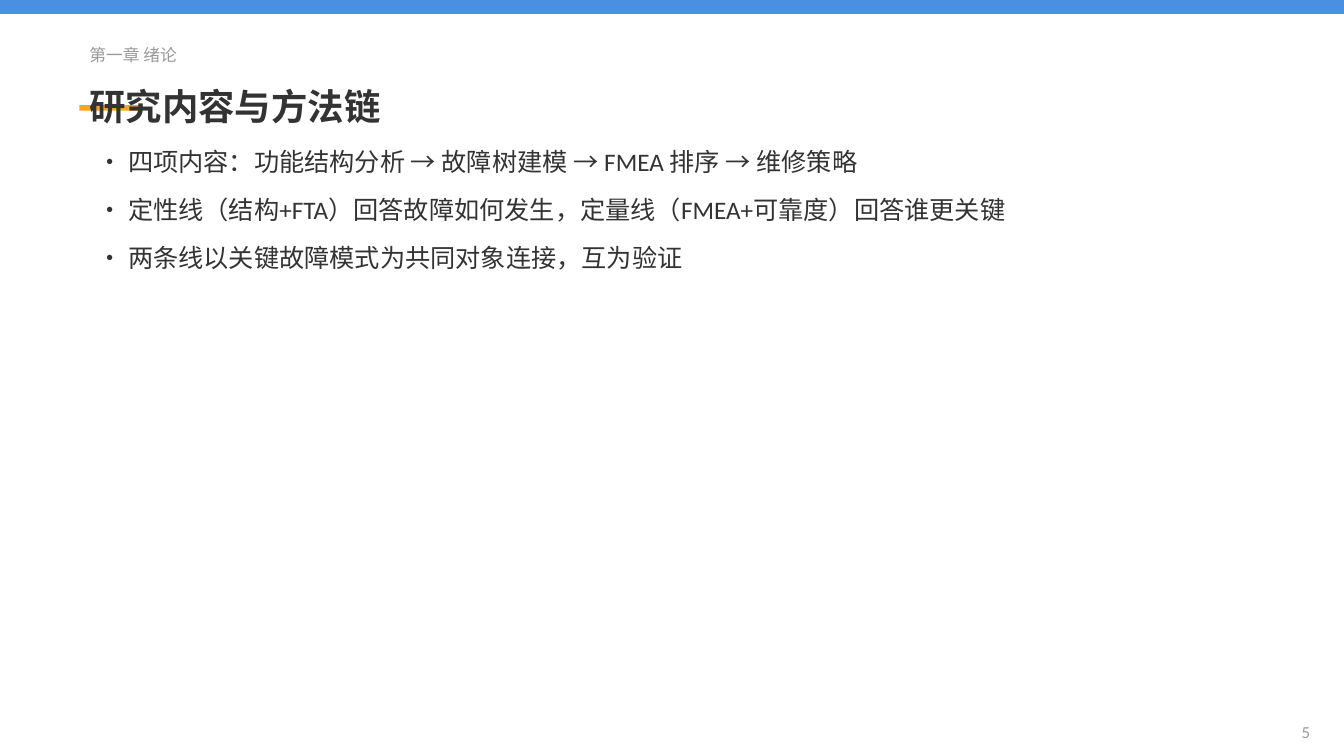
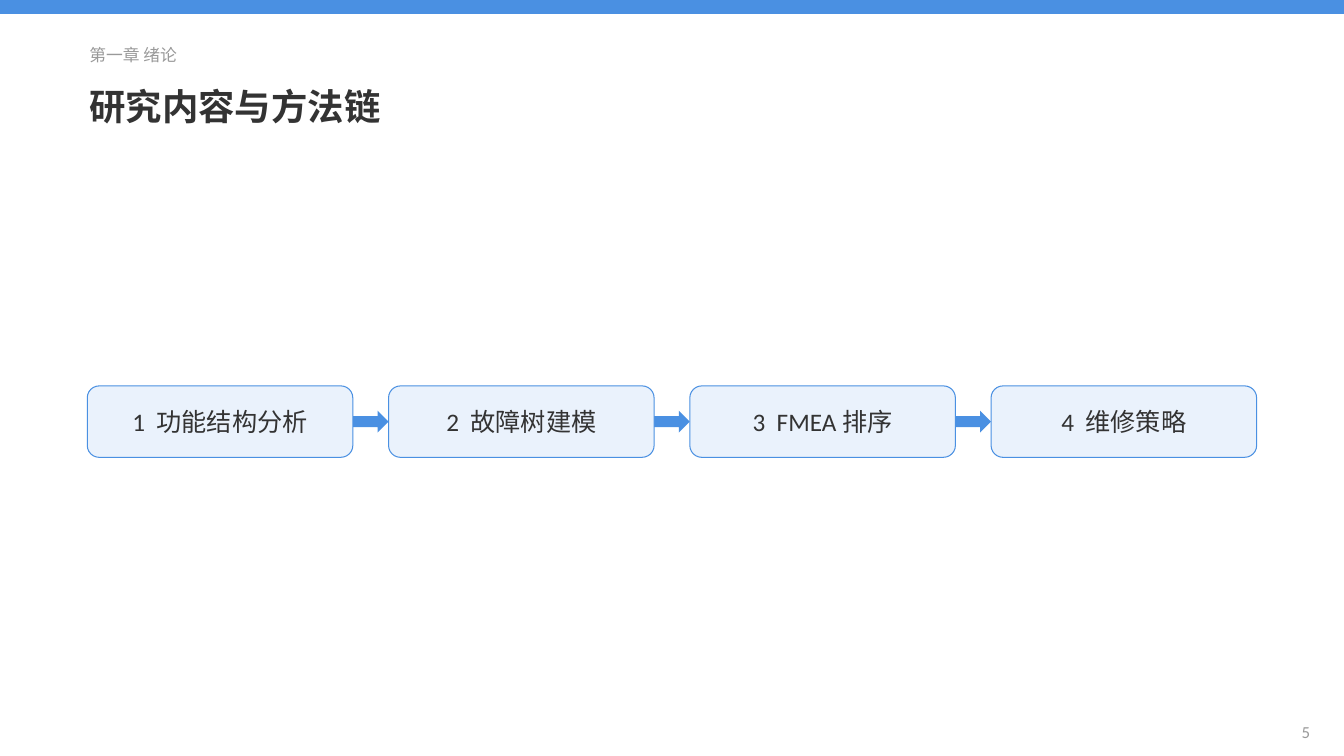
Before and after one commit to Ayzzz123/thesis-skill, a slide deck: slide 5 of _mvp_test/ppt-direct-demo/答辩PPT.pptx. Drawn at 1344x756 pixels with LibreOffice and Linux fonts; fonts in the diff are those of the drawing. Boxes give left, top, right and bottom in pixels: in the first picture for what was removed or moved away, otherwise in the second. Text is boxed around its words. In the diff, an @@ line names an element or a change of style, - is before the commit and + after.

Commit message:
feat: ppt-direct v1.3.0 — flow 技术路线图版式、数据溯源校验 PPT-16、docx 自动抽图
- 新 layout: flow（横/纵技术路线图，圆角框+箭头，全局字体度量自动缩字号）
- QA PPT-16：slide 可见数字 token 必须能在输入源找到（--source 目录/md/docx）
- ingest --docx 自动把内嵌图片抽到 materials/figNN.ext
- docs/tests 同步：deck-schema 九种版式、content 写作纪律 10/11 条、qa.md 回退映射

```diff
--- a/_mvp_test/ppt-direct-demo/答辩PPT.pptx
+++ b/_mvp_test/ppt-direct-demo/答辩PPT.pptx
@@ rectangle removed at (x1=80, y1=105, x2=143, y2=111) @@
@@ text removed at (x1=128, y1=149, x2=1005, y2=270) @@
-• 四项内容：功能结构分析 → 故障树建模 → FMEA 排序 → 维修策略
-• 定性线（结构+FTA）回答故障如何发生，定量线（FMEA+可靠度）回答谁更关键
-• 两条线以关键故障模式为共同对象连接，互为验证
@@ rounded rectangle added at (x1=88, y1=386, x2=353, y2=458), fill #EAF2FC, outline #4A90E2 0.75 pt, 18 pt, text #333333 @@
+1 功能结构分析
@@ rounded rectangle added at (x1=389, y1=386, x2=654, y2=458), fill #EAF2FC, outline #4A90E2 0.75 pt, 18 pt, text #333333 @@
+2 故障树建模
@@ rounded rectangle added at (x1=690, y1=386, x2=955, y2=458), fill #EAF2FC, outline #4A90E2 0.75 pt, 18 pt, text #333333 @@
+3 FMEA 排序
@@ rounded rectangle added at (x1=991, y1=386, x2=1256, y2=458), fill #EAF2FC, outline #4A90E2 0.75 pt, 18 pt, text #333333 @@
+4 维修策略
@@ right arrow added at (x1=353, y1=410, x2=388, y2=433), fill #4A90E2 @@
@@ right arrow added at (x1=654, y1=410, x2=690, y2=433), fill #4A90E2 @@
@@ right arrow added at (x1=956, y1=410, x2=991, y2=433), fill #4A90E2 @@
```
Also in this commit, not shown: 11 other files.
